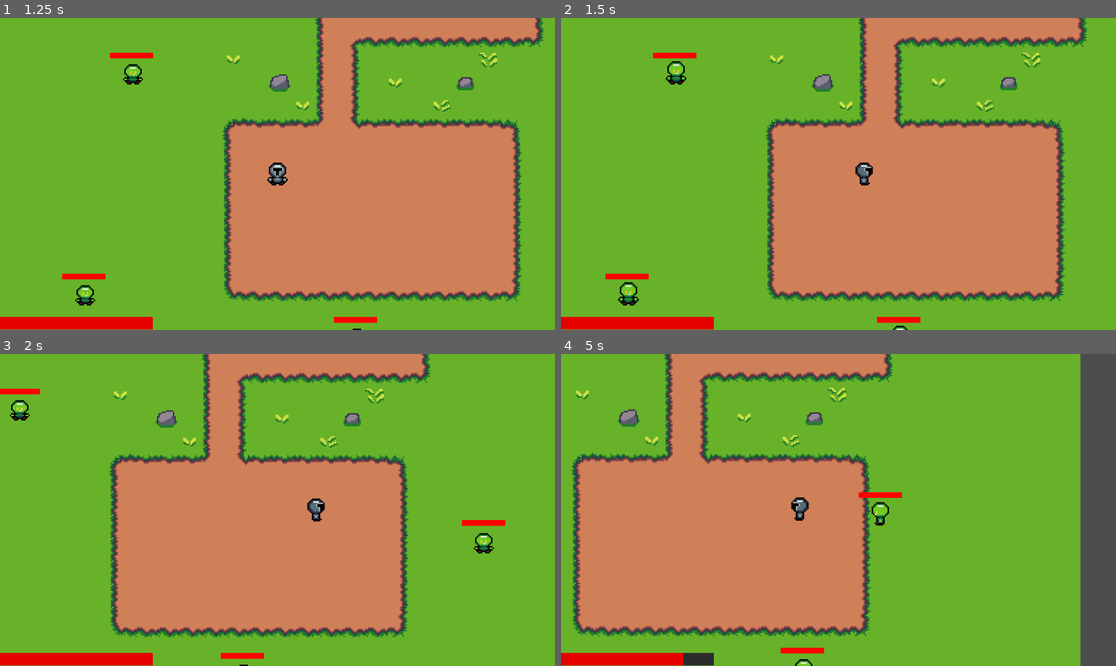
Above: before the commit, frames 1-4 (two rows, left to right).
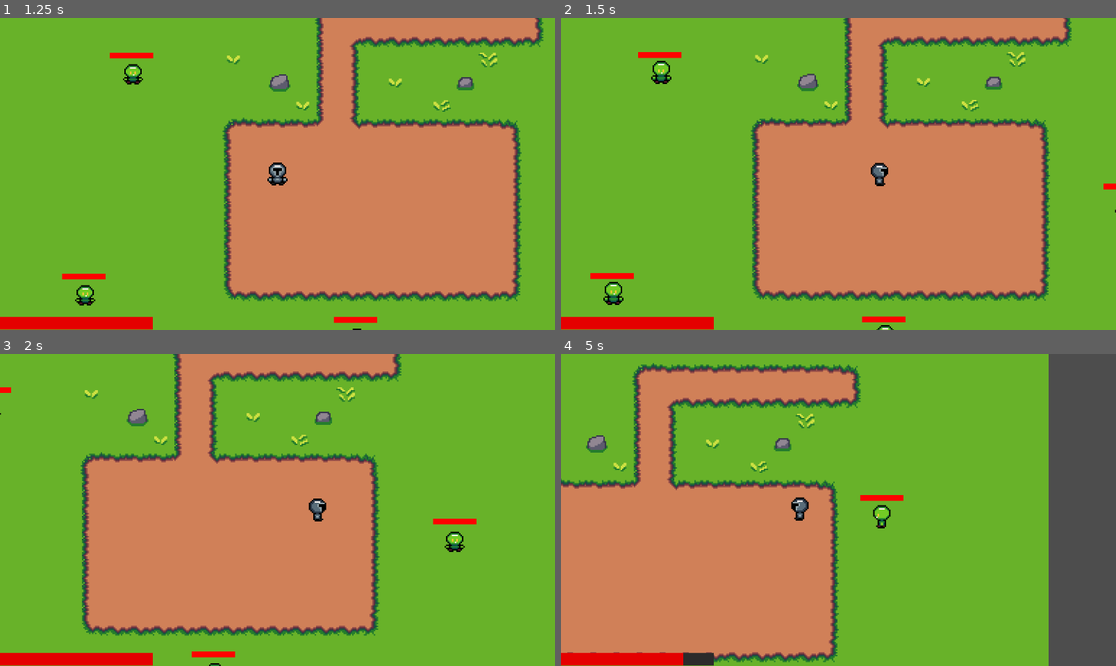
Above: after the commit, the same moments.

Repository: boothe0/CS386GodotProject
Game: Godot game, scene res://scenes/title_screen.tscn
Same seed, same stepped clock (60 frames per second), same inputs: the game is played once before the commit and once after it.
Inputs (mouse positions are in pixels of both pictures, inside the frame that each line leads up to):
- Up to frame 1 (1.25 s): click "Start" at 0.5 s
- Up to frame 2 (1.5 s): move the mouse to (960, 158) at 1.27 s; hold D (move_right) from 1.28 s (still down); tap Space (dodge) at 1.35 s
- Up to frame 3 (2 s): keep holding D (move_right)
- Up to frame 4 (5 s): move the mouse to (727, 525) at 2.02 s; release D (move_right) at 2.03 s; hold S (move_down) 2.03-2.78 s; click (727, 525) at 2.1 s; tap Space (dodge) at 2.3, 2.85, 3.8, 4.55 s; move the mouse to (894, 441) at 2.77 s; hold D (move_right) 2.78-3.53 s; move the mouse to (810, 572) at 3.52 s; hold W (move_up) 3.53-4.28 s; tap 2 (switch_projectile) at 3.6 s; move the mouse to (1005, 556) at 4.27 s; hold A (move_left) from 4.28 s (still down); hold 1 (switch_sword) from 4.28 s (still down)

Frame 1 is identical in both runs. In frame 2, 12% of the frame differs, in the area x 5-100%, y 0-100%; in frame 3, 17%; in frame 4, 30%, in the area x 0-94%, y 0-100%.

Commit message:
Added dodge it does not have an animation right now and added an e button to attack as well for my use for testing the combat you can remove it if you wish

Diff:
--- a/cs386gameproject/project.godot
+++ b/cs386gameproject/project.godot
@@ -48,6 +48,7 @@
 attack={
 "deadzone": 0.5,
 "events": [Object(InputEventMouseButton,"resource_local_to_scene":false,"resource_name":"","device":-1,"window_id":0,"a …(253 unchanged characters)…
+, Object(InputEventKey,"resource_local_to_scene":false,"resource_name":"","device":-1,"window_id":0,"alt_pressed":false,"shift_pressed":false,"ctrl_pressed":false,"meta_pressed":false,"pressed":false,"keycode":0,"physical_keycode":69,"key_label":0,"unicode":101,"location":0,"echo":false,"script":null)
 ]
 }
 dodge={
--- a/cs386gameproject/scripts/player.gd
+++ b/cs386gameproject/scripts/player.gd
@@ -4,6 +4,9 @@
 
 @onready var animated_sprite = $AnimatedSprite2D
 @export var health = 5
+# changing the dash_speed will change how far the dash is
+@export var dash_speed = 20
+@export var friction = .5
 @onready var sword: Node2D = $Sword
 var last_direction = Vector2.DOWN
 var last_movement_direction = Vector2.DOWN
@@ -11,6 +14,7 @@
 var projectile_scene = preload("res://scenes/projectile.tscn")
 var can_dodge = true
 var current_weapon = WeaponType.SWORD
+var dash_direction = Vector2()
 
 # Constants
 const SPEED = 150
@@ -37,7 +41,6 @@
 		direction.y += 1
 	elif Input.is_action_pressed("move_up"):
 		direction.y -= 1
-
 	# Normalize movement direction
 	if direction.length() > 0:
 		last_movement_direction = direction.normalized()
@@ -58,8 +61,15 @@
 
 	# Handle dodge
 	if Input.is_action_just_pressed("dodge") and can_dodge:
+		can_dodge = false
+		dash_direction = direction.normalized()
+		velocity = dash_direction * dash_speed
+		# type cast velocity when combining with any other type other than Vector2
+		velocity += Vector2(1.0 - (friction * _delta), 1.0 - (friction * _delta))
+		# move and collide not move and slide for this
+		move_and_collide(velocity)
+		# moves down to the timer block
 		$Timer.start()
-
 func update_movement_animation():
 	# If the sword is attacking, don't change facing direction yet
 	if sword.attacking:
@@ -108,6 +118,7 @@
 	print("Attack finished, returning to movement animation")  # Debug
 	update_movement_animation()
 
+
 func get_idle_animation(direction: Vector2) -> String:
 	if direction == Vector2.RIGHT:
 		return "idle_right"
@@ -146,4 +157,5 @@
 	queue_free()
 
 func _on_timer_timeout() -> void:
-	print("On 2 second cooldown")  # Debug for dodge cooldown
+	print("On timer") # debug statement
+	can_dodge = true
